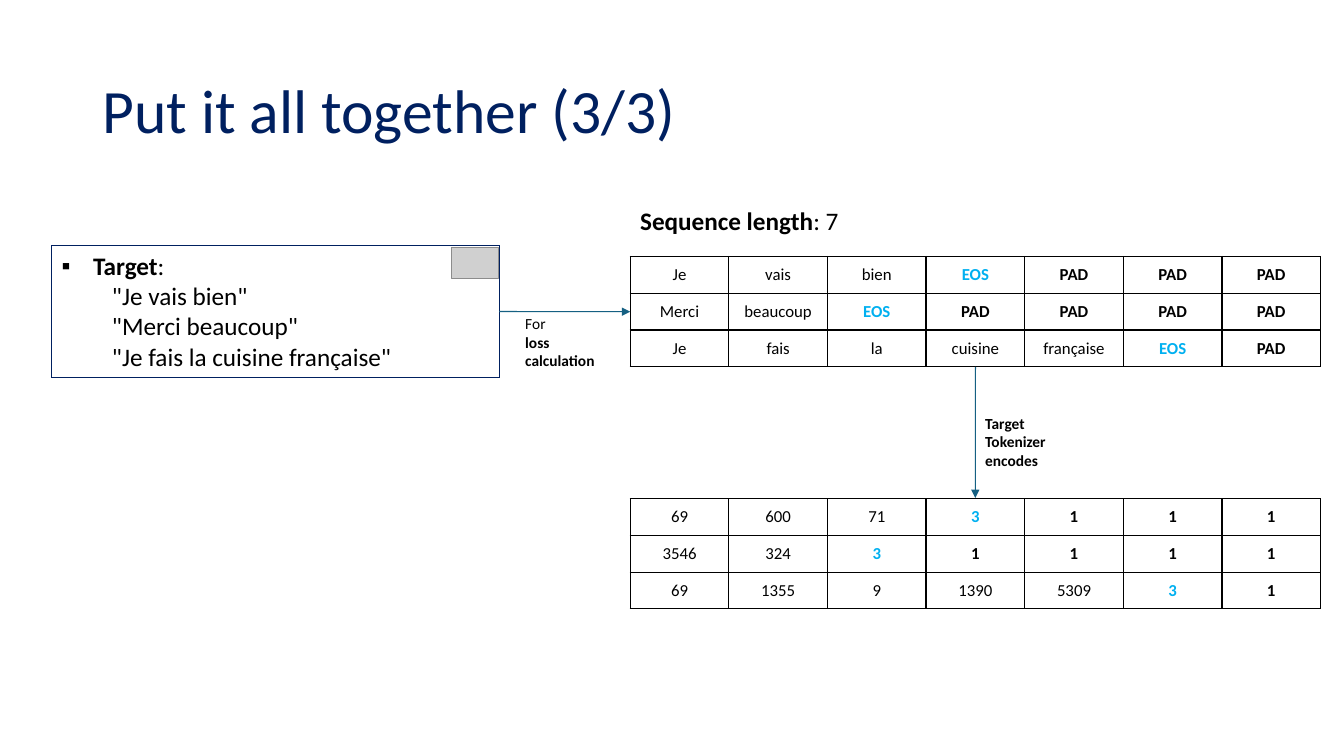
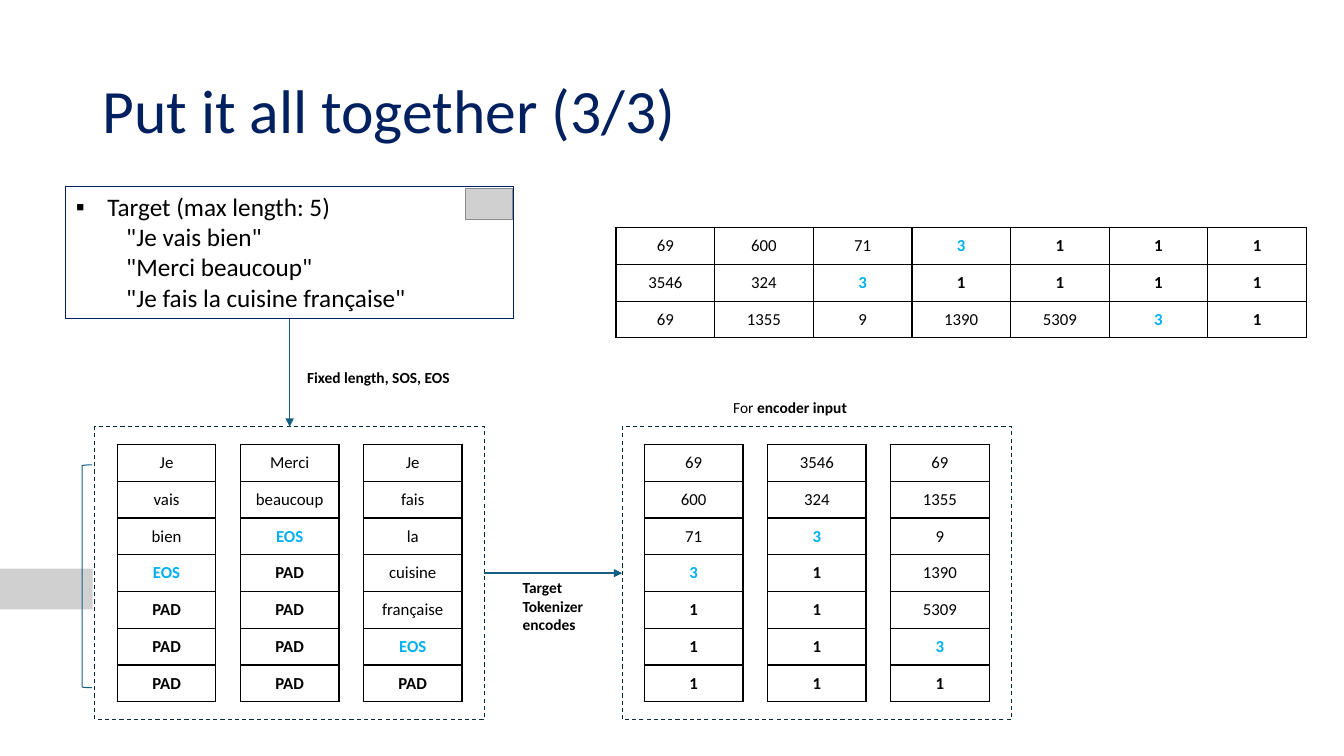
Before and after one commit to tanquangduong/transformer-pt, a slide deck: slide 13 of presentation/Introduction to Transformer.pptx. Drawn at 1344x756 pixels with LibreOffice and Linux fonts; fonts in the diff are those of the drawing; grey boxes stand for pictures. Boxes give left, top, right and bottom in pixels: in the first picture for what was removed or moved away, otherwise in the second. Text is boxed around its words. In the diff, an @@ line names an element or a change of style, - is before the commit and + after.

```diff
--- a/presentation/Introduction to Transformer.pptx
+++ b/presentation/Introduction to Transformer.pptx
@@ rectangle "Target (max length: 5)": place and size @@
-rectangle "Target (max length: 5)" at box(51, 245, 499, 377)
+rectangle "Target (max length: 5)" at box(66, 187, 513, 319)
@@ text in rectangle at box(107, 197, 329, 221): text changed; bold off @@
-▪ Target:
+▪ Target (max length: 5)
@@ picture: place and size @@
-picture at box(452, 247, 499, 278)
+picture at box(466, 189, 513, 220)
@@ table: place and size @@
-table at box(630, 499, 1322, 609)
+table at box(616, 228, 1308, 338)
@@ text removed at box(640, 212, 839, 235) @@
-Sequence length: 7
@@ arrow moved from (976, 367) - (976, 498) to (289, 319) - (289, 426) @@
@@ arrow removed from (499, 312) to (630, 312) @@
@@ text removed at box(525, 319, 594, 366) @@
-For
-loss calculation
@@ text added at box(307, 372, 450, 386), 11 pt, text #000000, bold @@
+Fixed length, SOS, EOS
@@ text added at box(733, 402, 847, 416), 11 pt, text #000000, bold @@
+For encoder input
@@ rectangle added at box(95, 426, 484, 719), outline #092A39 0.75 pt dashed @@
@@ table added at box(117, 445, 216, 702), 7 rows, 1 columns @@
+Je
+vais
+bien
+EOS
+PAD
+PAD
+PAD
@@ table added at box(240, 445, 339, 702), 7 rows, 1 columns @@
+Merci
+beaucoup
+EOS
+PAD
+PAD
+PAD
+PAD
@@ table at box(364, 445, 463, 702) @@
-Je | vais | bien | EOS | PAD | PAD | PAD
-Merci | beaucoup | EOS | PAD | PAD | PAD | PAD
-Je | fais | la | cuisine | française | EOS | PAD
+Je
+fais
+la
+cuisine
+française
+EOS
+PAD
@@ table: place and size @@
-table at box(630, 256, 1322, 366)
+table at box(364, 445, 463, 702)
@@ group added at box(622, 426, 1011, 719): 3 tables, 1 rectangle @@
+3546
+324
+3
+1
+1
+1
+1
+69
+1355
+9
+1390
+5309
+3
+1
+69
+600
+71
+3
+1
+1
+1
@@ right bracket added at box(83, 465, 93, 688), outline #156082 0.75 pt @@
@@ picture added at box(0, 569, 93, 609) @@
@@ arrow added from (484, 574) to (622, 574), #156082 1.5 pt @@
@@ text "Target Tokenizer": place and size @@
-text "Target Tokenizer" at box(985, 419, 1046, 466)
+text "Target Tokenizer" at box(523, 583, 584, 630)
```
Also in this commit, not shown: 9 other slides changed, 8 slides added, 2 slides removed, 1 other file.
